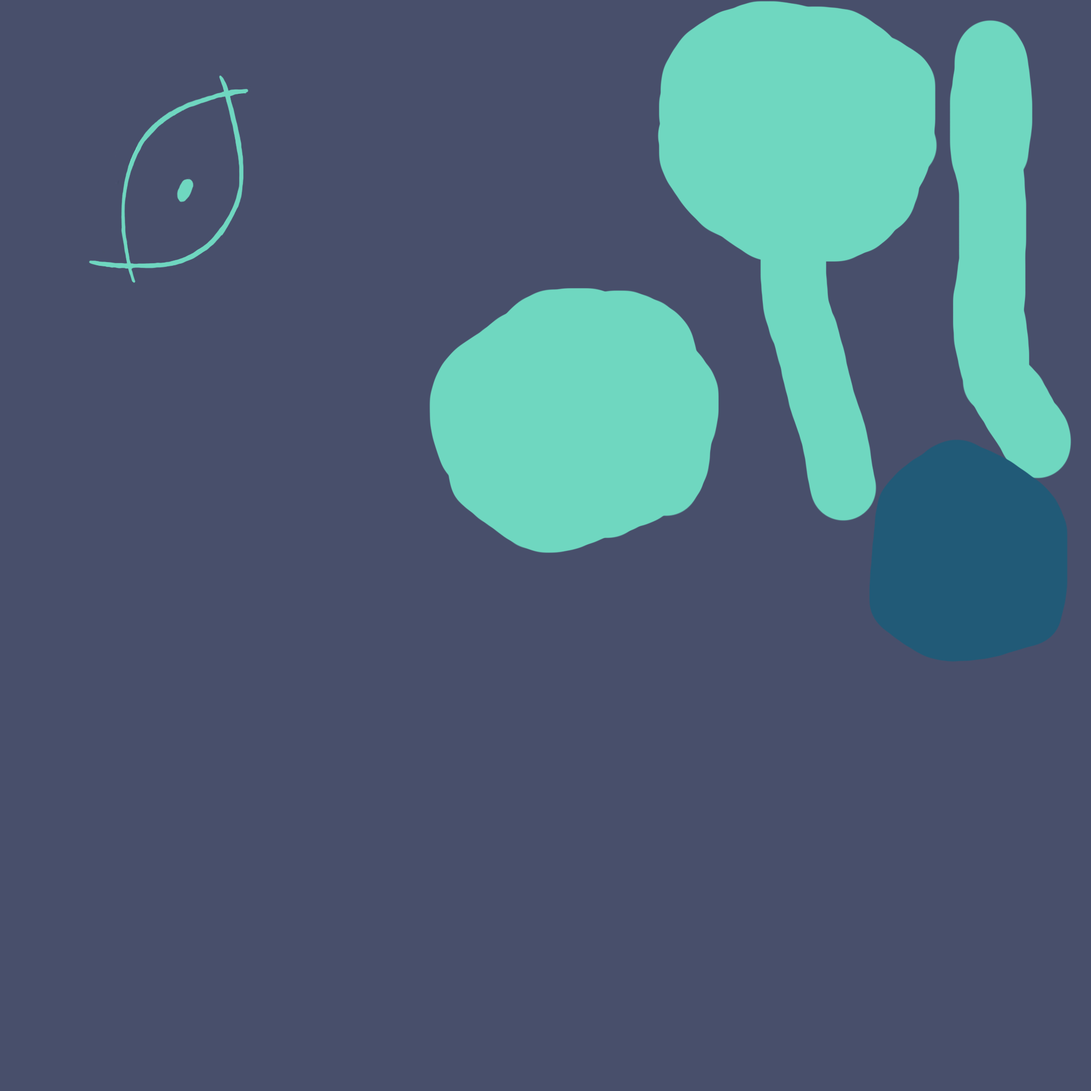
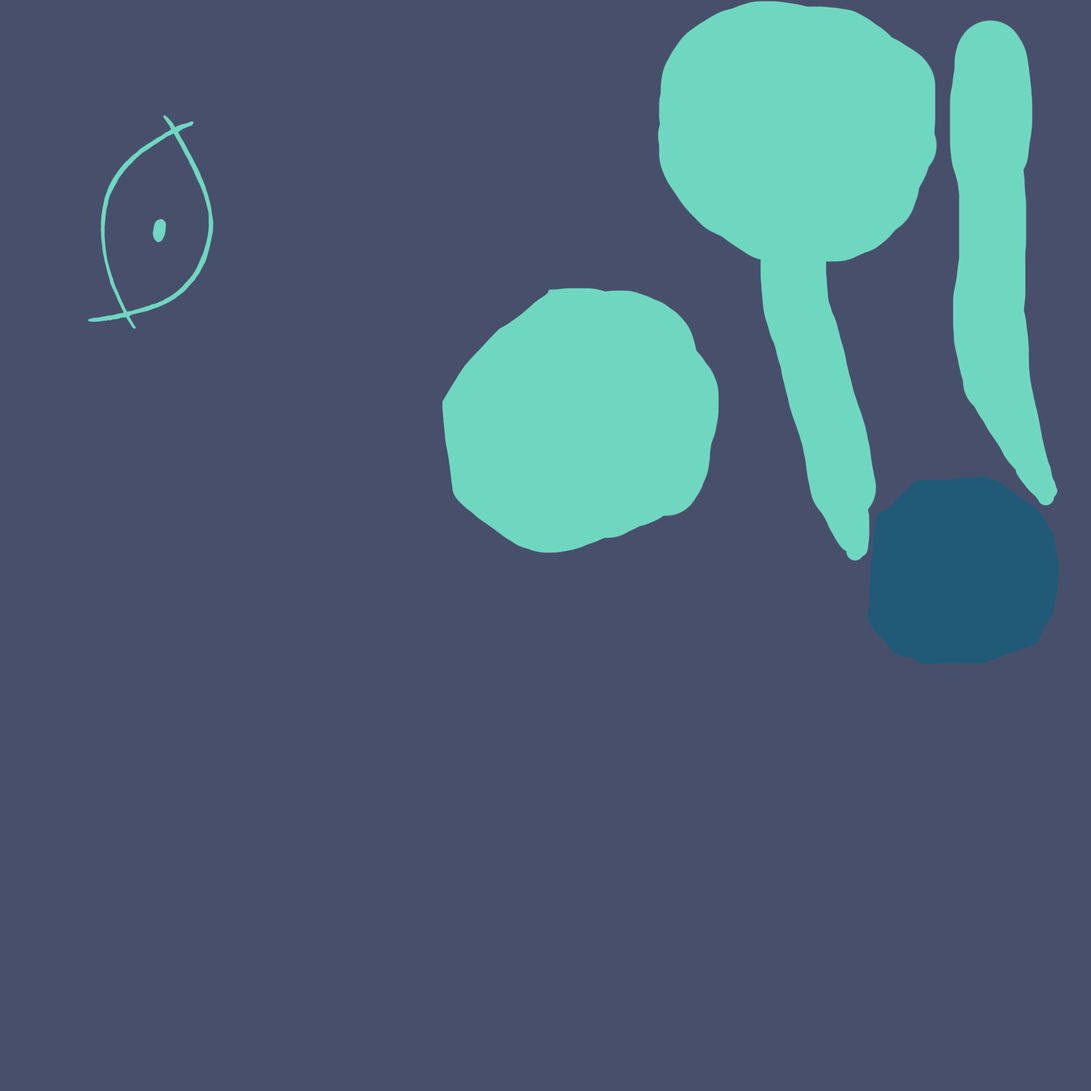
Before/after of a w=1091, h=1091 layered artwork. What changed in the layer stack:
painted on "レイヤー 1 のコピー 2" over box(87, 75, 251, 330)
painted on "目" over box(867, 439, 1069, 666)
painted on "ライン" over box(429, 289, 1072, 562)
